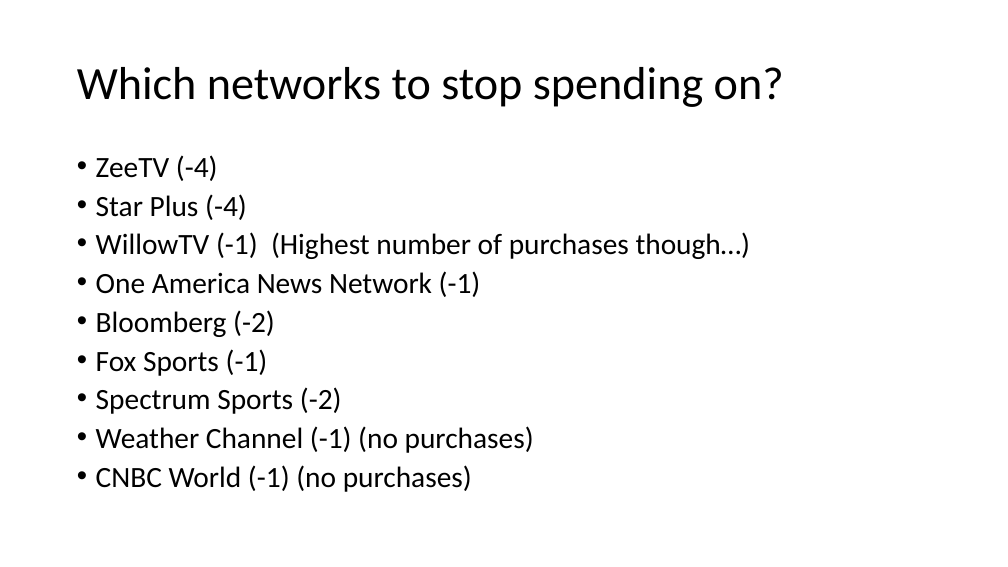
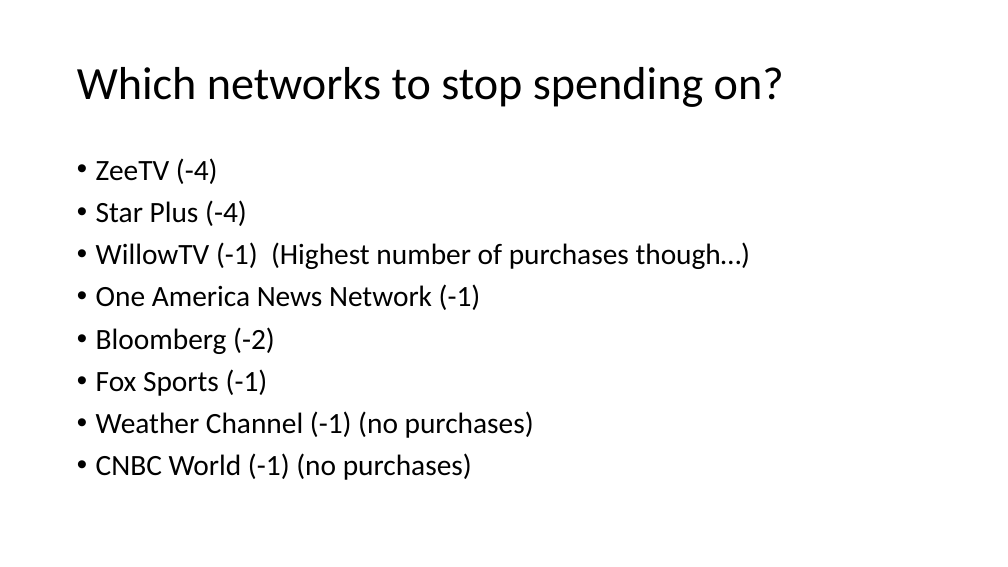
Before and after one commit to papir805/telepulse_ad_campaign_report, a slide deck: slide 16 of companyxyz_presentation.pptx (slide 14 before the commit). Drawn at 1008x567 pixels with LibreOffice and Linux fonts; fonts in the diff are those of the drawing. Boxes give left, top, right and bottom in pixels: in the first picture for what was removed or moved away, otherwise in the second. Text is boxed around its words. In the diff, an @@ line names an element or a change of style, - is before the commit and + after.

```diff
--- a/companyxyz_presentation.pptx
+++ b/companyxyz_presentation.pptx
@@ text "ZeeTV (-4)" at <box>96,158,751,480</box>: line spacing 0.8 to 0.9 @@
@@ text at <box>96,387,342,414</box>: paragraph removed @@
-• Spectrum Sports (-2)
```
Also in this commit, not shown: 9 other slides changed, 7 slides added, 4 slides removed, 9 other files.
